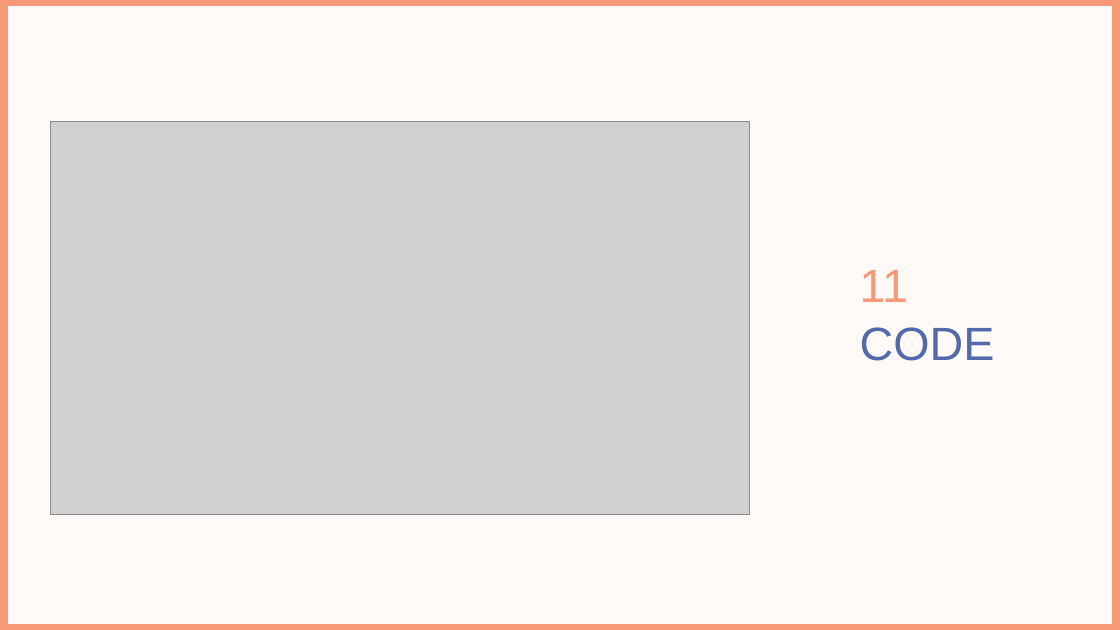
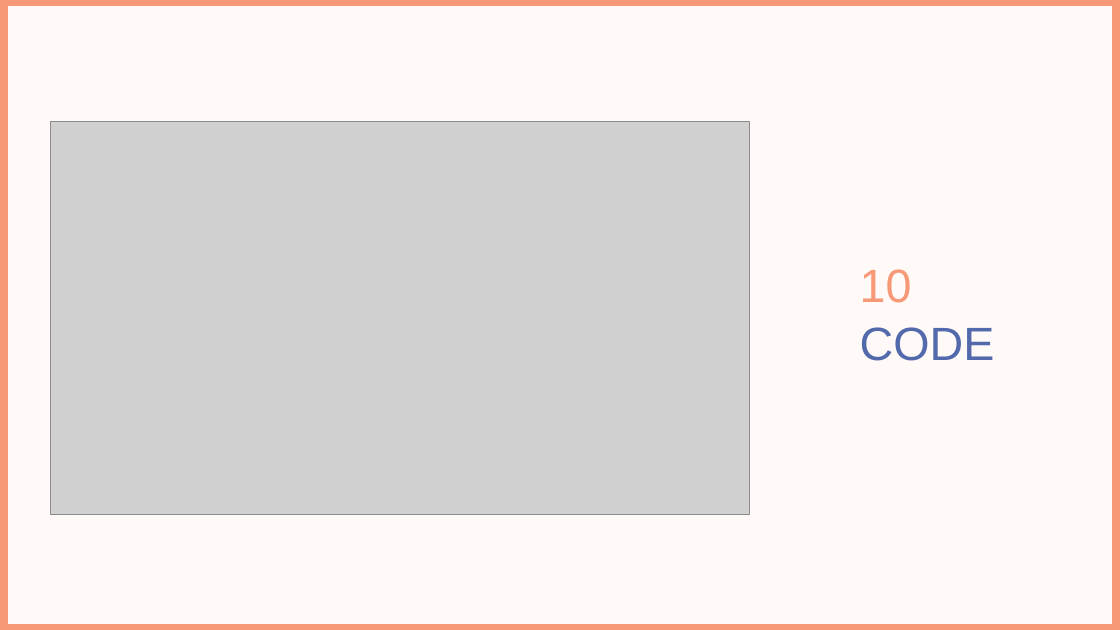
Before and after one commit to ahmedhammad111/SWE, a slide deck: slide 18 of SWE.pptx (slide 15 before the commit). Drawn at 1120x630 pixels with LibreOffice and Linux fonts; fonts in the diff are those of the drawing; grey boxes stand for pictures; background and template pictures are left out. Boxes give left, top, right and bottom in pixels: in the first picture for what was removed or moved away, otherwise in the second. Text is boxed around its words. In the diff, an @@ line names an element or a change of style, - is before the commit and + after.

```diff
--- a/SWE.pptx
+++ b/SWE.pptx
@@ text at (x1=860, y1=269, x2=912, y2=303): text changed @@
-11
+10
```
Also in this commit, not shown: 27 other slides changed, 3 slides added, 2 slides removed, 3 other files.
